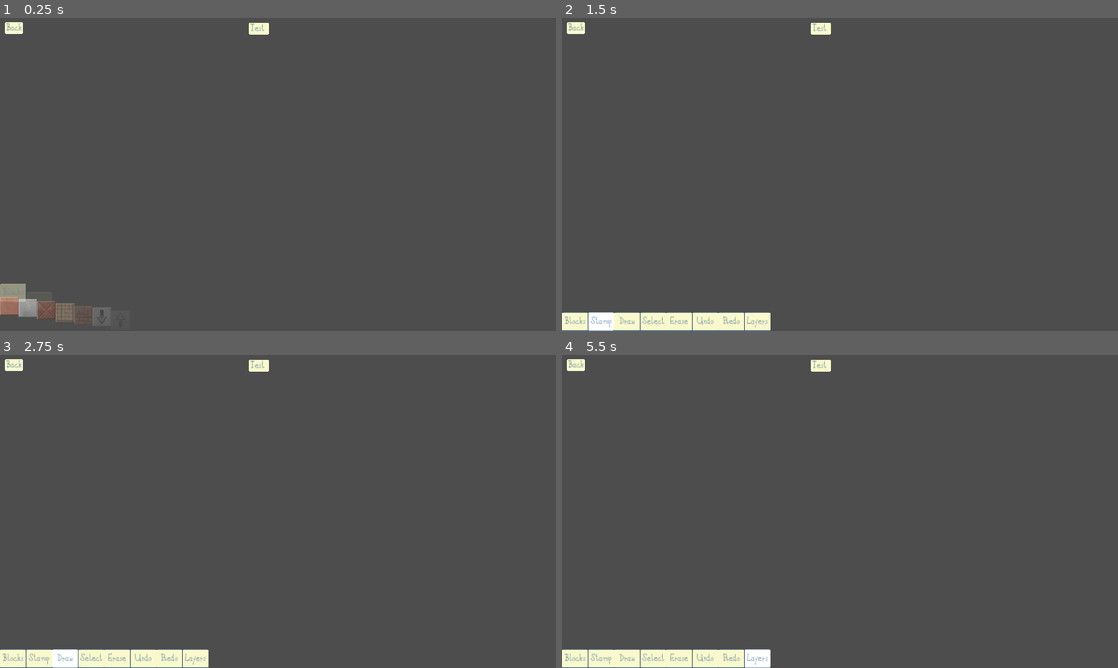
Above: before the commit, frames 1-4 (two rows, left to right).
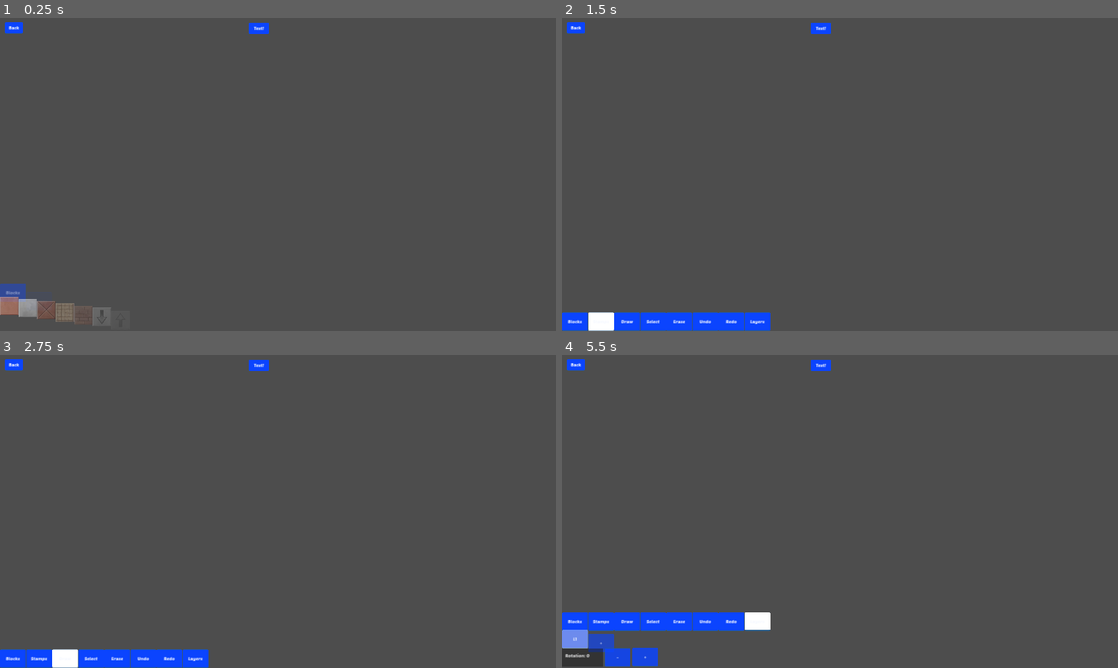
Above: after the commit, the same moments.

Repository: jacob-grahn/platform-racing-4
Game: Godot game, scene res://pages/editor/Editor.tscn
The game is run twice, just before and just after one commit, with the same random seed, the same clock (stepped at 60 frames per second) and the same inputs. This scene is started directly instead of the project's main scene.
Inputs:
- Up to frame 1 (0.25 s): no input
- Up to frame 2 (1.5 s): click "Blocks" at 0.5 s; click "Stamps" at 1.25 s
- Up to frame 3 (2.75 s): click "Draw" at 2 s
- Up to frame 4 (5.5 s): click "Select" at 2.75 s; click "Undo" at 3.5 s; click "Redo" at 4.25 s; click "Layers" at 5 s

The runs differ from the first frame. In frame 1, 0.5% of the frame differs, in the area x 0-49%, y 1-91%; in frame 2, 2.2%; in frame 3, 2.2%; in frame 4, 5.3%, in the area x 0-49%, y 1-100%.

Commit message:
more layer WIP

Diff:
--- a/client/pages/editor/Editor.gd
+++ b/client/pages/editor/Editor.gd
@@ -5,18 +5,22 @@
 @onready var test = $UI/Test
 @onready var level_encoder = $LevelEncoder
 @onready var level_decoder = $LevelDecoder
+@onready var slider_menu = $UI/SliderMenu
 
 static var current_level: Dictionary
+var current_layer_name: String = "L1"
 
 
 func _ready():
 	back.connect("pressed", _on_back_pressed)
 	test.connect("pressed", _on_test_pressed)
+	slider_menu.connect("layer_changed", _on_layer_changed)
 	if Editor.current_level:
 		level_decoder.decode(Editor.current_level)
 	else:
 		level_decoder.decode({
 			"layers": [{
+				"name": "L1",
 				"chunks": []
 			}]
 		})
@@ -31,3 +35,7 @@
 	Editor.current_level = level_encoder.encode()
 	var tester = Helpers.set_scene("TESTER")
 	tester.set_level(Editor.current_level)
+
+
+func _on_layer_changed(new_layer_name: String) -> void:
+	current_layer_name = new_layer_name
--- a/client/pages/editor/LevelDecoder.gd
+++ b/client/pages/editor/LevelDecoder.gd
@@ -4,11 +4,10 @@
 
 
 func decode(level: Dictionary) -> void:
-	var layer = LAYER.instantiate()
-	layer.name = "Layer 1"
-	get_node("../Layers").add_child(layer)
-
 	for encoded_layer in level.layers:
+		var layer = LAYER.instantiate()
+		layer.name = encoded_layer.name
+		get_node("../Layers").add_child(layer)
 		if encoded_layer.get("chunks"):
 			decode_chunks(encoded_layer.chunks, layer.get_node("TileMap"))
 		if encoded_layer.get("objects"):
--- a/client/pages/editor/LevelEncoder.gd
+++ b/client/pages/editor/LevelEncoder.gd
@@ -10,6 +10,7 @@
 	var layers: Node2D = get_node("../Layers")
 	for group_layer in layers.get_children():
 		var tile_layer = {
+			"name": group_layer.name,
 			"chunks": encode_chunks(group_layer.get_node("TileMap")),
 			"objects": encode_lines(group_layer.get_node("Lines"))
 		}
--- a/client/pages/editor/cursors/Cursor.gd
+++ b/client/pages/editor/cursors/Cursor.gd
@@ -10,12 +10,13 @@
 var using_gui = false
 var mouse_down = false
 var current_cursor: Node2D
-var layer_name: String = "Layer 1"
+var layer_name: String = "L1"
 
 
 func _ready():
 	var slider_menu = get_parent().get_node("SliderMenu")
 	slider_menu.connect("control_changed", _on_control_changed)
+	slider_menu.connect("layer_changed", _on_layer_changed)
 	control.connect("gui_input", _on_gui_input)
 
 	for child in get_children():
@@ -47,5 +48,9 @@
 		current_cursor = draw_cursor
 
 
+func _on_layer_changed(new_layer_name: String) -> void:
+	layer_name = new_layer_name
+
+
 func _on_subcursor_event(event: Dictionary) -> void:
 	emit_signal("event", event)
--- /dev/null
+++ b/client/pages/editor/menu/LayerControlRow.gd
@@ -0,0 +1,22 @@
+extends SliderRow
+
+@onready var rotation_picker = $RotationPicker
+
+var layer_name: String = ""
+
+
+func _ready():
+	rotation_picker.min = -180
+	rotation_picker.max = 180
+	rotation_picker.text = "Rotation"
+	rotation_picker.step = 10
+	rotation_picker.connect("value_change", _on_rotation_change)
+	add_slider(rotation_picker)
+
+
+func _on_rotation_change(rotation):
+	emit_signal("level_event", {
+		"type": "layer_rotation_change",
+		"layer_name": layer_name,
+		"value": rotation
+	})
--- /dev/null
+++ b/client/pages/editor/menu/LayerControlRow.tscn
@@ -0,0 +1,9 @@
+[gd_scene load_steps=3 format=3 uid="uid://o3n0t5nfmyqs"]
+
+[ext_resource type="Script" path="res://pages/editor/menu/LayerControlRow.gd" id="1_q52ec"]
+[ext_resource type="PackedScene" uid="uid://d4ee2umkl2ogn" path="res://pages/editor/menu/NumberPicker.tscn" id="2_aqkmn"]
+
+[node name="LayerControlRow" type="Node2D"]
+script = ExtResource("1_q52ec")
+
+[node name="RotationPicker" parent="." instance=ExtResource("2_aqkmn")]
--- a/client/pages/editor/menu/LayerRow.gd
+++ b/client/pages/editor/menu/LayerRow.gd
@@ -1,33 +1,50 @@
 extends SliderRow
 
-var SliderTextButton: PackedScene = preload("res://pages/editor/menu/SliderTextButton.tscn")
+signal event
+signal pressed
+
+@onready var layers = get_node("../../../Layers")
+@onready var editor = get_node("../../../")
+
+const SLIDER_TEXT_BUTTON: PackedScene = preload("res://pages/editor/menu/SliderTextButton.tscn")
+const LAYER_CONTROL_ROW: PackedScene = preload("res://pages/editor/menu/LayerControlRow.tscn")
 var layer_names: Array = []
-@onready var layers = get_node("../../Layers")
+var layer_control_row
 
 
 func _ready():
 	super._ready()
+
+	layer_control_row = LAYER_CONTROL_ROW.instantiate()
+	get_parent().add_row(layer_control_row)
+	layer_control_row.position.y += 128
+
 	render()
 
 
 func render():
 	# remove existing buttons
+	pos = Vector2i(0, 0)
 	for existing_button in get_children():
 		existing_button.queue_free()
 
 	# add a button for each layer
 	for layer in layers.get_children():
 		var layer_name = layer.name
-		var button = SliderTextButton.instantiate()
+		var button = SLIDER_TEXT_BUTTON.instantiate()
 		add_slider(button)
 		button.set_label(layer_name)
 		button.connect("pressed", _on_pressed)
 
 	# add a button to add new layers
-	var button = SliderTextButton.instantiate()
+	var button = SLIDER_TEXT_BUTTON.instantiate()
 	add_slider(button)
 	button.set_label("+")
 	button.connect("pressed", _on_new_pressed)
+
+	# select the currently active layer
+	select(editor.current_layer_name)
+	layer_control_row.layer_name = editor.current_layer_name
 
 
 func select(label: String) -> void:
@@ -40,11 +57,17 @@
 
 func _on_pressed(label: String) -> void:
 	select(label)
+	emit_signal("pressed", label)
 
 
-func _on_new_pressed():
+func _on_new_pressed(label: String) -> void:
 	emit_signal("event", {
 		"type": EditorEvents.ADD_LAYER,
-		"name": "Layer 2"
+		"name": "L" + str(layers.get_child_count() + 1)
 	})
 	call_deferred("render")
+
+
+func _exit_tree():
+	if layer_control_row:
+		layer_control_row.queue_free()
--- /dev/null
+++ b/client/pages/editor/menu/NumberPicker.gd
@@ -0,0 +1,35 @@
+extends SliderItem
+
+signal value_change
+
+@onready var down_button = $Content/DownButton
+@onready var up_button = $Content/UpButton
+@onready var label = $Content/Label
+
+var text: String = "Value"
+var value: int = 0
+var min: int = -1
+var max: int = 1
+var step: int = 1
+
+
+func _ready():
+	super._ready()
+	up_button.connect("pressed", _on_up_button_pressed)
+	down_button.connect("pressed", _on_down_button_pressed)
+
+
+func _on_up_button_pressed():
+	value += step
+	_on_change()
+
+
+func _on_down_button_pressed():
+	value -= step
+	_on_change()
+
+
+func _on_change():
+	value = clamp(value, min, max)
+	emit_signal("value_change", value)
+	label.text = text + ": " + str(value)
--- /dev/null
+++ b/client/pages/editor/menu/NumberPicker.tscn
@@ -0,0 +1,40 @@
+[gd_scene load_steps=4 format=3 uid="uid://d4ee2umkl2ogn"]
+
+[ext_resource type="PackedScene" uid="uid://db2mwvyolxxpv" path="res://pages/editor/menu/SliderItem.tscn" id="1_n7pri"]
+[ext_resource type="Theme" uid="uid://cf25w553mynfo" path="res://theme.tres" id="2_axm3m"]
+[ext_resource type="Script" path="res://pages/editor/menu/NumberPicker.gd" id="2_svlra"]
+
+[node name="NumberPicker" instance=ExtResource("1_n7pri")]
+script = ExtResource("2_svlra")
+
+[node name="DownButton" type="Button" parent="Content" index="0"]
+clip_contents = true
+offset_left = 295.0
+offset_top = -2.0
+offset_right = 475.0
+offset_bottom = 126.0
+theme = ExtResource("2_axm3m")
+text = "-"
+text_overrun_behavior = 1
+
+[node name="UpButton" type="Button" parent="Content" index="1"]
+clip_contents = true
+offset_left = 485.0
+offset_top = -4.0
+offset_right = 665.0
+offset_bottom = 124.0
+theme = ExtResource("2_axm3m")
+text = "+"
+text_overrun_behavior = 1
+
+[node name="Panel" type="Panel" parent="Content" index="2"]
+offset_right = 284.0
+offset_bottom = 124.0
+
+[node name="Label" type="Label" parent="Content" index="3"]
+offset_left = 23.0
+offset_top = 29.0
+offset_right = 235.0
+offset_bottom = 95.0
+theme = ExtResource("2_axm3m")
+text = "Rotation: 0"
--- a/client/pages/editor/menu/SliderMenu.gd
+++ b/client/pages/editor/menu/SliderMenu.gd
@@ -2,10 +2,12 @@
 
 signal control_changed
 signal block_changed
+signal layer_changed
 signal event
 
 var SliderControlRow: PackedScene = preload("res://pages/editor/menu/SliderControlRow.tscn")
 var SliderBlockRow: PackedScene = preload("res://pages/editor/menu/SliderBlockRow.tscn")
+var LayerRow: PackedScene = preload("res://pages/editor/menu/LayerRow.tscn")
 var sub_row
 var sub_row_type: String
 
@@ -60,6 +62,11 @@
 		sub_row = SliderBlockRow.instantiate()
 		sub_row.connect("pressed", _on_block_pressed)
 		add_row(sub_row)
+	if label == "Layers":
+		sub_row = LayerRow.instantiate()
+		sub_row.connect("event", _on_row_event)
+		sub_row.connect("pressed", _on_layer_pressed)
+		add_row(sub_row)
 
 	emit_signal("control_changed", label)
 
@@ -68,5 +75,9 @@
 	emit_signal("block_changed", block_id)
 
 
+func _on_layer_pressed(layer_name: String) -> void:
+	emit_signal("layer_changed", layer_name)
+
+
 func _on_row_event(event: Dictionary) -> void:
 	emit_signal("event", event)
--- a/client/theme.tres
+++ b/client/theme.tres
@@ -1,13 +1,13 @@
 [gd_resource type="Theme" load_steps=8 format=3 uid="uid://cf25w553mynfo"]
 
-[ext_resource type="FontFile" uid="uid://bj6gaakk3dg01" path="res://fonts/Litzbitz_2024.ttf" id="1_7qhf8"]
+[ext_resource type="FontFile" uid="uid://dj5a7t44vk0ld" path="res://fonts/Poetsen_One/PoetsenOne-Regular.ttf" id="1_whhyf"]
 
 [sub_resource type="StyleBoxFlat" id="StyleBoxFlat_2204u"]
 content_margin_left = 8.0
 content_margin_top = 8.0
 content_margin_right = 8.0
 content_margin_bottom = 8.0
-bg_color = Color(0.980392, 0.976471, 0.803922, 1)
+bg_color = Color(0.913725, 0.933333, 1, 1)
 border_width_left = 1
 border_width_top = 1
 border_width_right = 1
@@ -46,7 +46,7 @@
 content_margin_top = 8.0
 content_margin_right = 8.0
 content_margin_bottom = 8.0
-bg_color = Color(0.980392, 0.976471, 0.803922, 1)
+bg_color = Color(0.0431373, 0.266667, 0.996078, 1)
 border_width_left = 1
 border_width_top = 1
 border_width_right = 1
@@ -78,14 +78,14 @@
 
 [resource]
 default_base_scale = 1.0
-default_font = ExtResource("1_7qhf8")
-default_font_size = 64
-Button/colors/font_color = Color(0.156863, 0.364706, 0.541176, 1)
-Button/colors/font_disabled_color = Color(0.568297, 0.757289, 0.933431, 1)
-Button/colors/font_focus_color = Color(0.156863, 0.364706, 0.541176, 1)
-Button/colors/font_hover_color = Color(0.156863, 0.364706, 0.541176, 1)
-Button/colors/font_hover_pressed_color = Color(0.156863, 0.364706, 0.541176, 1)
-Button/colors/font_pressed_color = Color(0.156863, 0.364706, 0.541176, 1)
+default_font = ExtResource("1_whhyf")
+default_font_size = 32
+Button/colors/font_color = Color(0.960784, 0.972549, 1, 1)
+Button/colors/font_disabled_color = Color(0.65422, 0.697955, 0.83509, 1)
+Button/colors/font_focus_color = Color(0.960784, 0.972549, 1, 1)
+Button/colors/font_hover_color = Color(0.960784, 0.972549, 1, 1)
+Button/colors/font_hover_pressed_color = Color(0.960784, 0.972549, 1, 1)
+Button/colors/font_pressed_color = Color(0.960784, 0.972549, 1, 1)
 Button/styles/disabled = SubResource("StyleBoxFlat_2204u")
 Button/styles/focus = SubResource("StyleBoxFlat_svxdh")
 Button/styles/hover = SubResource("StyleBoxFlat_ulea6")
Binary file removed: client/fonts/Litzbitz_2024.ttf
Not shown, added: client/fonts/Poetsen_One/OFL.txt
Binary file added: client/fonts/Poetsen_One/PoetsenOne-Regular.ttf
Not shown, changed: client/fonts/Poetsen_One/PoetsenOne-Regular.ttf.import
